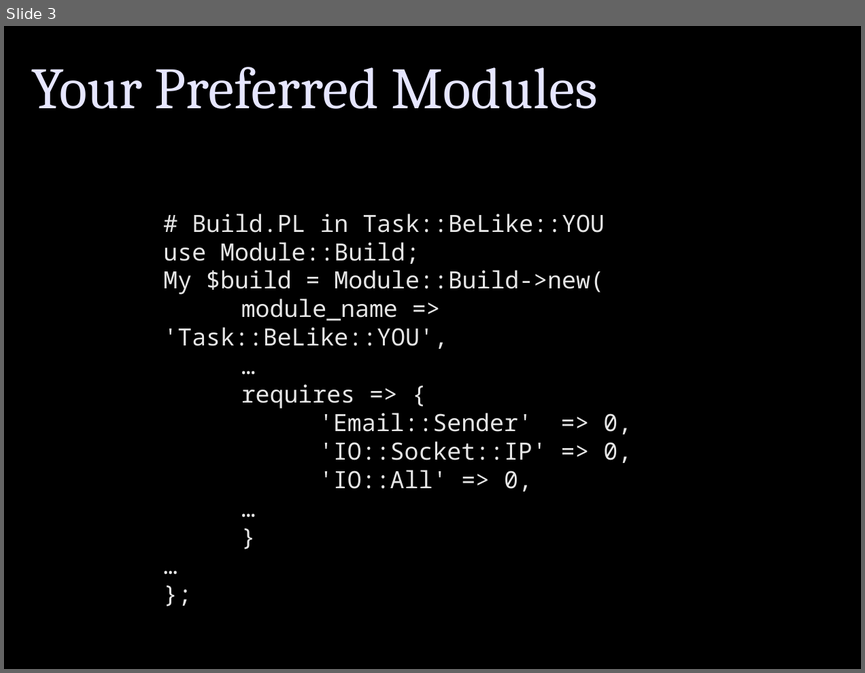
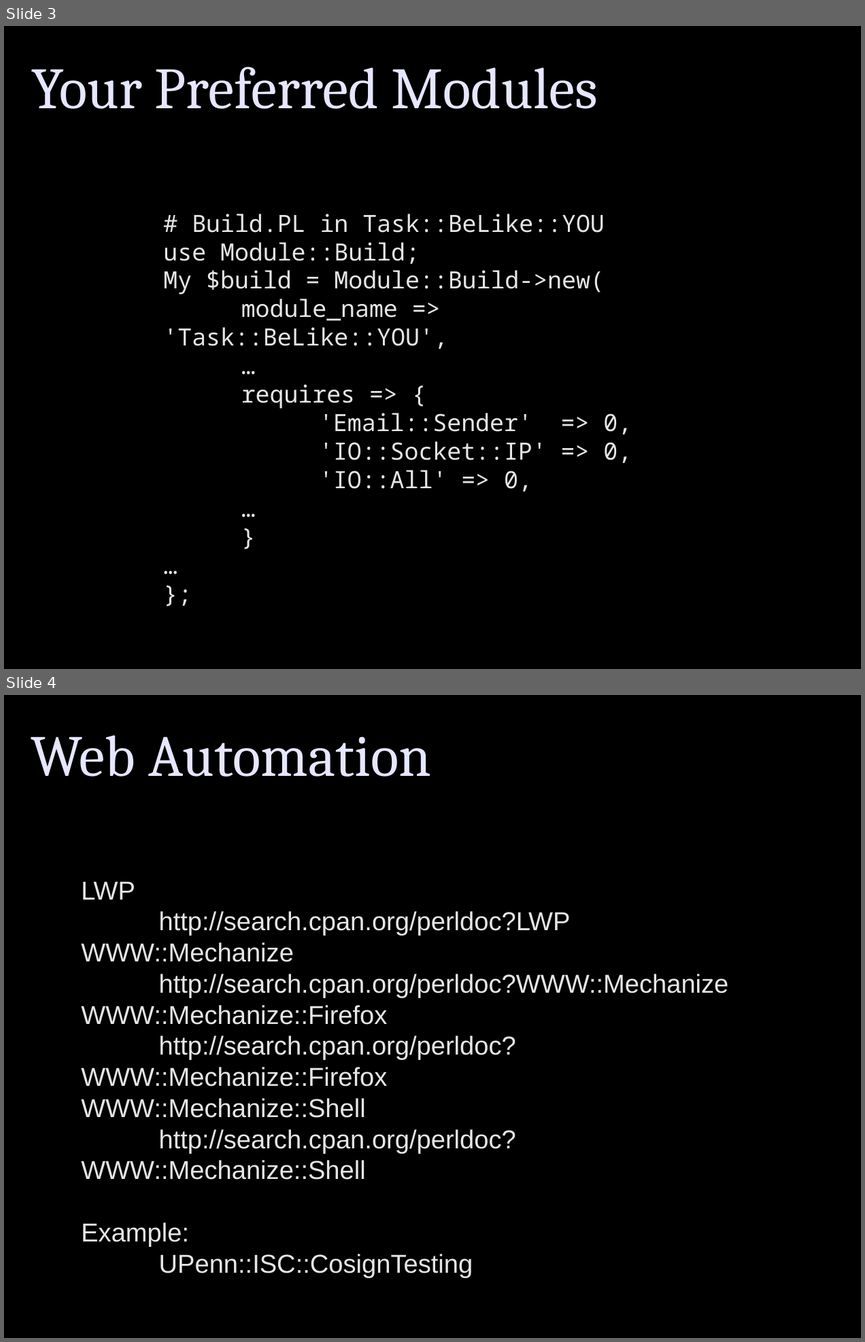
Before and after one commit to dap/perl_for_appsec, a slide deck: perl_for_appsec.odp. Shown one above the other, each under a label of ours: slide 3 before the commit, slides 3 and 4 after it. The pictures are 865x673 and 865x1342 pixels, drawn with LibreOffice and Linux fonts; fonts in the diff are those of the drawing. Boxes give left, top, right and bottom in pixels: in the first picture for what was removed or moved away, otherwise in the second. Text is boxed around its words. In the diff, an @@ line names an element or a change of style, - is before the commit and + after.

Commit message:
Code examples from June OWASP Philadelphia

```diff
--- a/perl_for_appsec.odp
+++ b/perl_for_appsec.odp
@@ slide 4 added at box(4, 695, 861, 1338), background #000000 @@
@@ text added at box(31, 735, 431, 777), 54 pt, text #E6E6FF @@
+Web Automation
@@ text added at box(81, 881, 729, 1180), 24 pt, text #E6E6E6 @@
+LWP
+http://search.cpan.org/perldoc?LWP
+WWW::Mechanize
+http://search.cpan.org/perldoc?WWW::Mechanize
+WWW::Mechanize::Firefox
+http://search.cpan.org/perldoc?WWW::Mechanize::Firefox
+WWW::Mechanize::Shell
+http://search.cpan.org/perldoc?WWW::Mechanize::Shell
+Example:
+UPenn::ISC::CosignTesting
```
Also in this commit, not shown: 1 slide changed, 1 other slide added, 3 slides removed, 5 other files.
